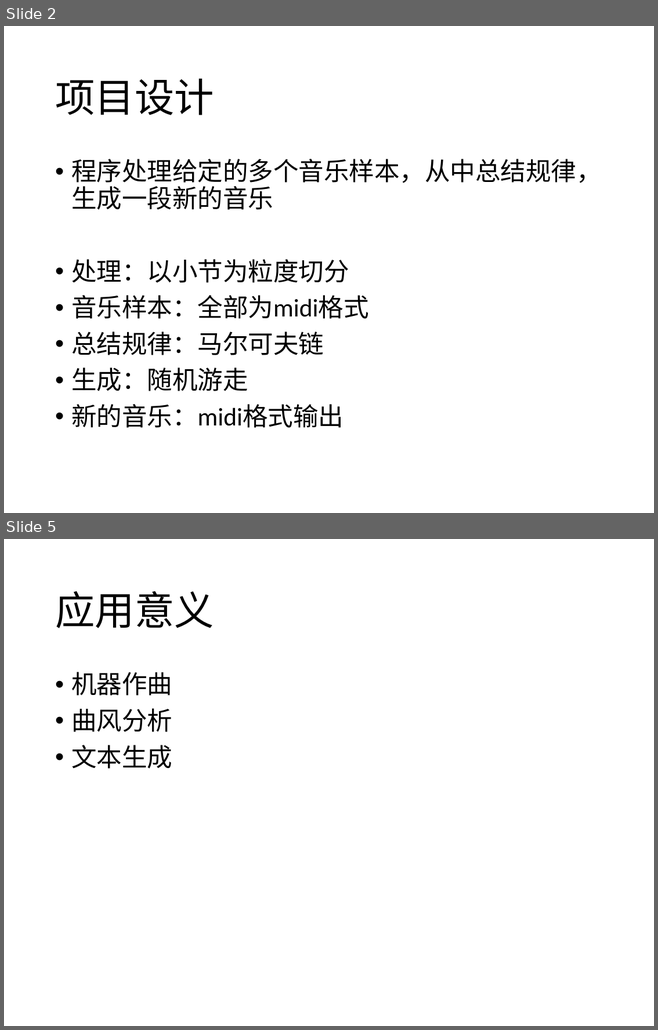
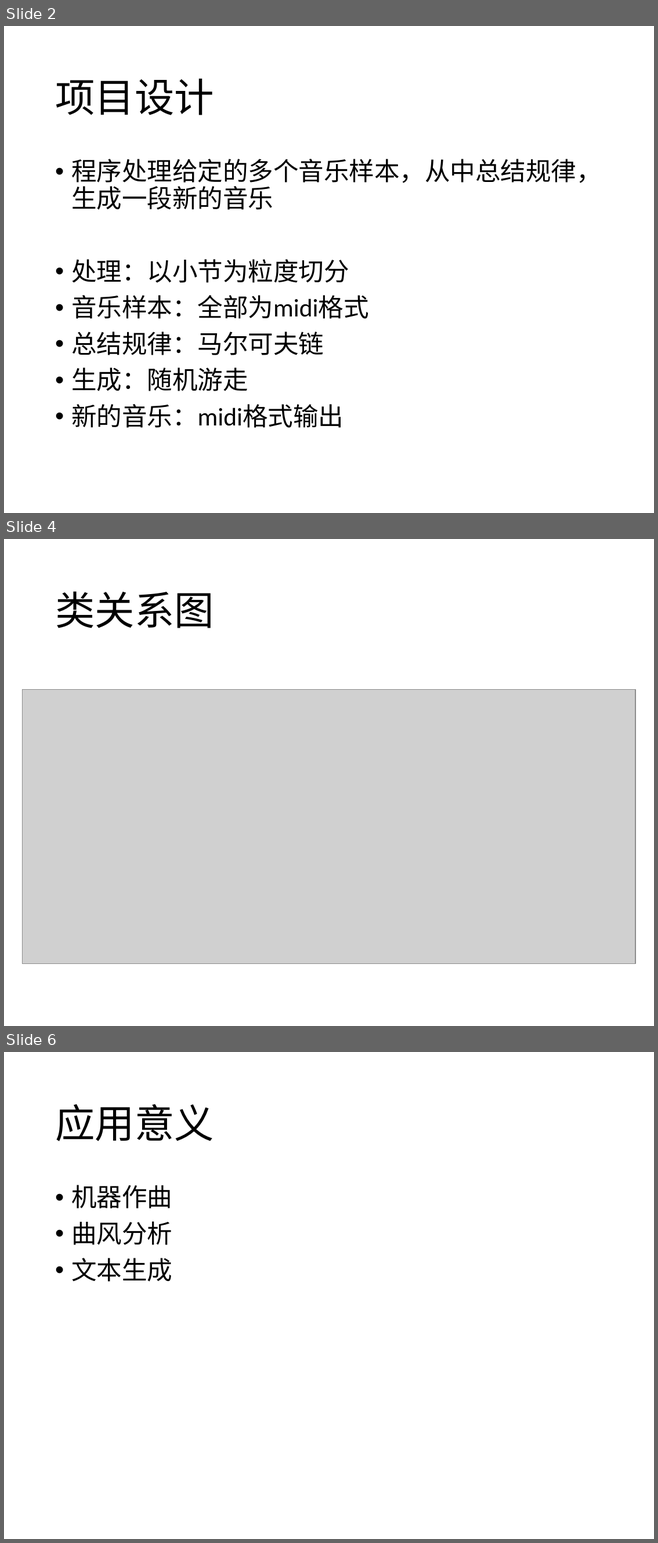
Before and after one commit to eggry/JavaComposer, a slide deck: 立项ppt/基于马尔可夫链的音乐生成器.pptx. Shown one above the other, each under a label of ours: slides 2 and 5 before the commit, slides 2, 4 and 6 after it; the slides between them are not shown. The pictures are 658x1030 and 658x1543 pixels, drawn with LibreOffice and Linux fonts; fonts in the diff are those of the drawing; grey boxes stand for pictures. Boxes give left, top, right and bottom in pixels: in the first picture for what was removed or moved away, otherwise in the second. Text is boxed around its words. In the diff, an @@ line names an element or a change of style, - is before the commit and + after.

```diff
--- a/立项ppt/基于马尔可夫链的音乐生成器.pptx
+++ b/立项ppt/基于马尔可夫链的音乐生成器.pptx
@@ slide 4 added at <box>4,539,654,1026</box>, background #FFFFFF @@
@@ title added at <box>55,591,214,628</box>, 44 pt, text #000000 @@
+类关系图
@@ picture added at <box>23,689,636,964</box> @@
@@ what was slide 5 is now slide 6 @@
```
Also in this commit, not shown: 3 slides changed, 12 other files.
